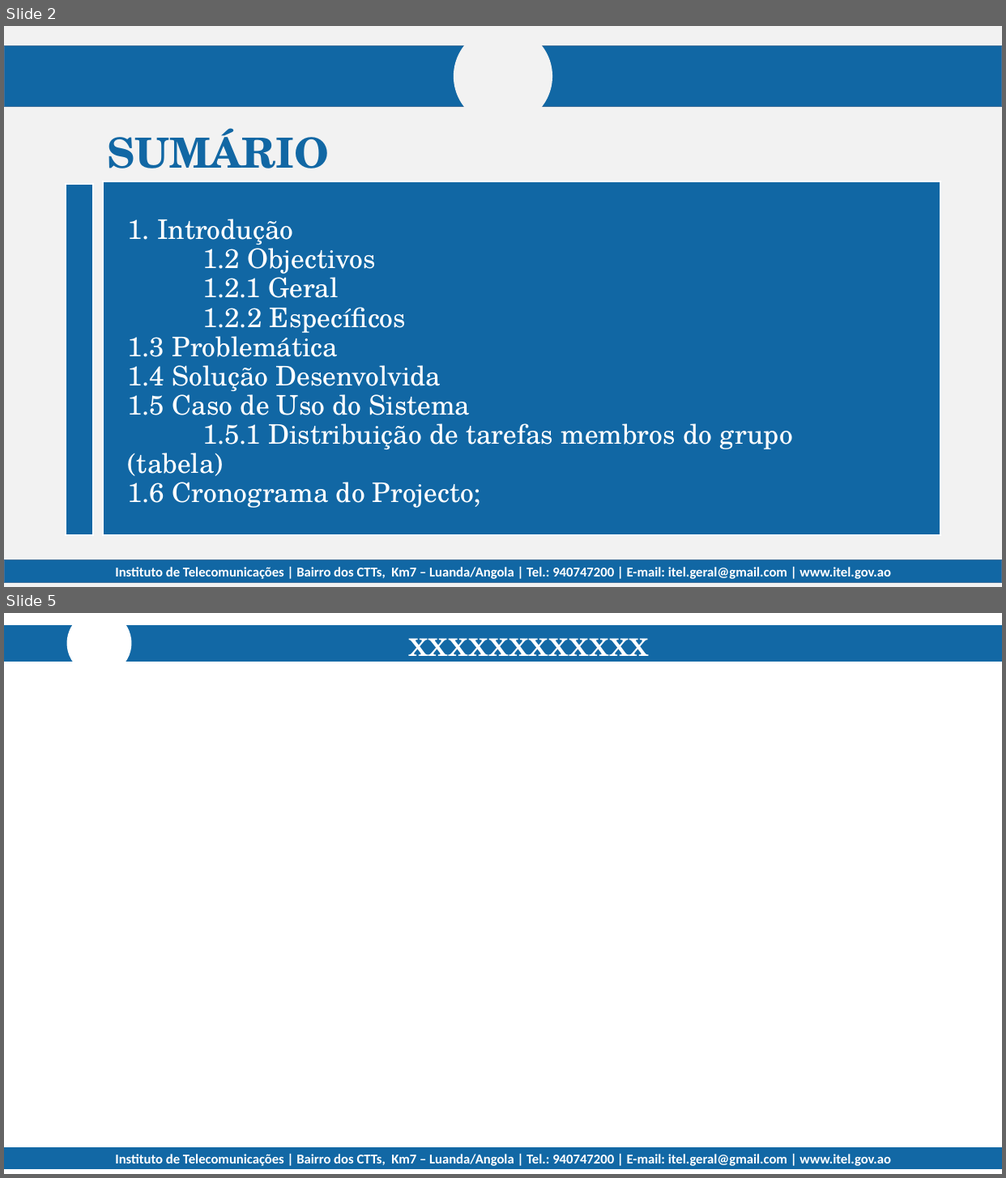
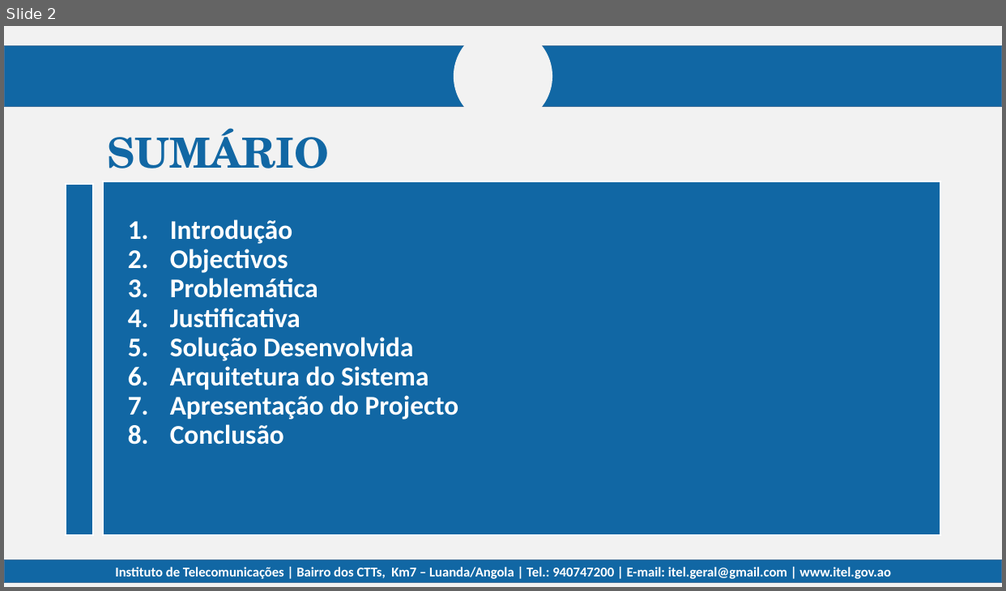
Before and after one commit to nangazaki/pulso-seguro, a slide deck: relatório/Apresentação.pptx. Shown one above the other, each under a label of ours: slides 2 and 5 before the commit, slide 2 after it; the slides between them are not shown. The pictures are 1006x1178 and 1006x591 pixels, drawn with LibreOffice and Linux fonts; fonts in the diff are those of the drawing; background and template pictures are left out. Boxes give left, top, right and bottom in pixels: in the first picture for what was removed or moved away, otherwise in the second. Text is boxed around its words. In the diff, an @@ line names an element or a change of style, - is before the commit and + after.

```diff
--- a/relatório/Apresentação.pptx
+++ b/relatório/Apresentação.pptx
@@ slide 5 removed at [4, 613, 1002, 1174], background #FFFFFF; not listed: 1 template element that a slide beside it also shows @@
@@ rectangle removed at [4, 626, 1002, 661] @@
@@ ellipse removed at [67, 613, 132, 676] @@
@@ subtitle removed at [408, 619, 650, 667] @@
-xxxxxxxxxxxx
@@ rectangle removed at [4, 1148, 1002, 1169] @@
@@ slide 2 changed as well @@
@@ text at [170, 220, 459, 445]: text changed; font TeX Gyre Schola to Calibri; bold on @@
-1. Introdução
-1.2 Objectivos
-1.2.1 Geral
-1.2.2 Específicos
-1.3 Problemática
-1.4 Solução Desenvolvida
-1.5 Caso de Uso do Sistema
-1.5.1 Distribuição de tarefas membros do grupo (tabela)
-1.6 Cronograma do Projecto;
+1. Introdução
+2. Objectivos
+3. Problemática
+4. Justificativa
+5. Solução Desenvolvida
+6. Arquitetura do Sistema
+7. Apresentação do Projecto
+8. Conclusão
```
Also in this commit, not shown: 1 other slide changed, 9 slides added, 2 other slides removed, 14 other files.
